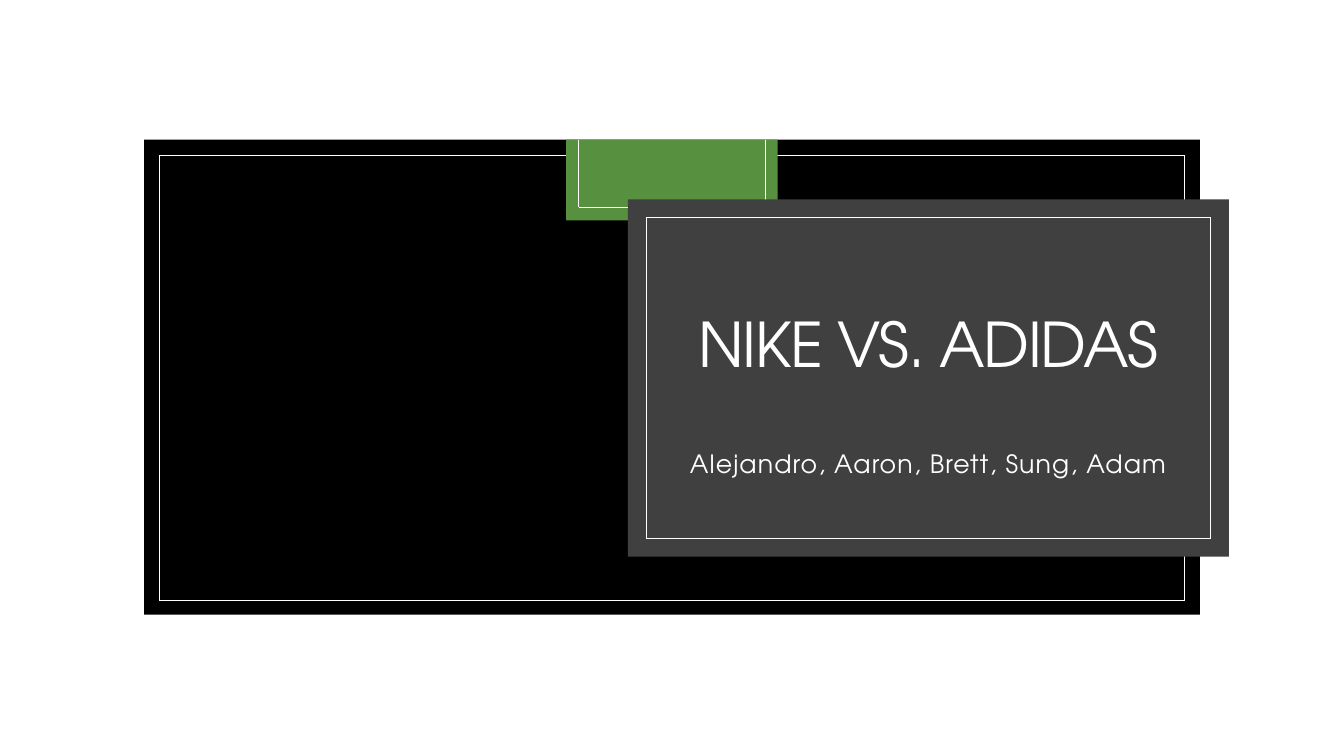
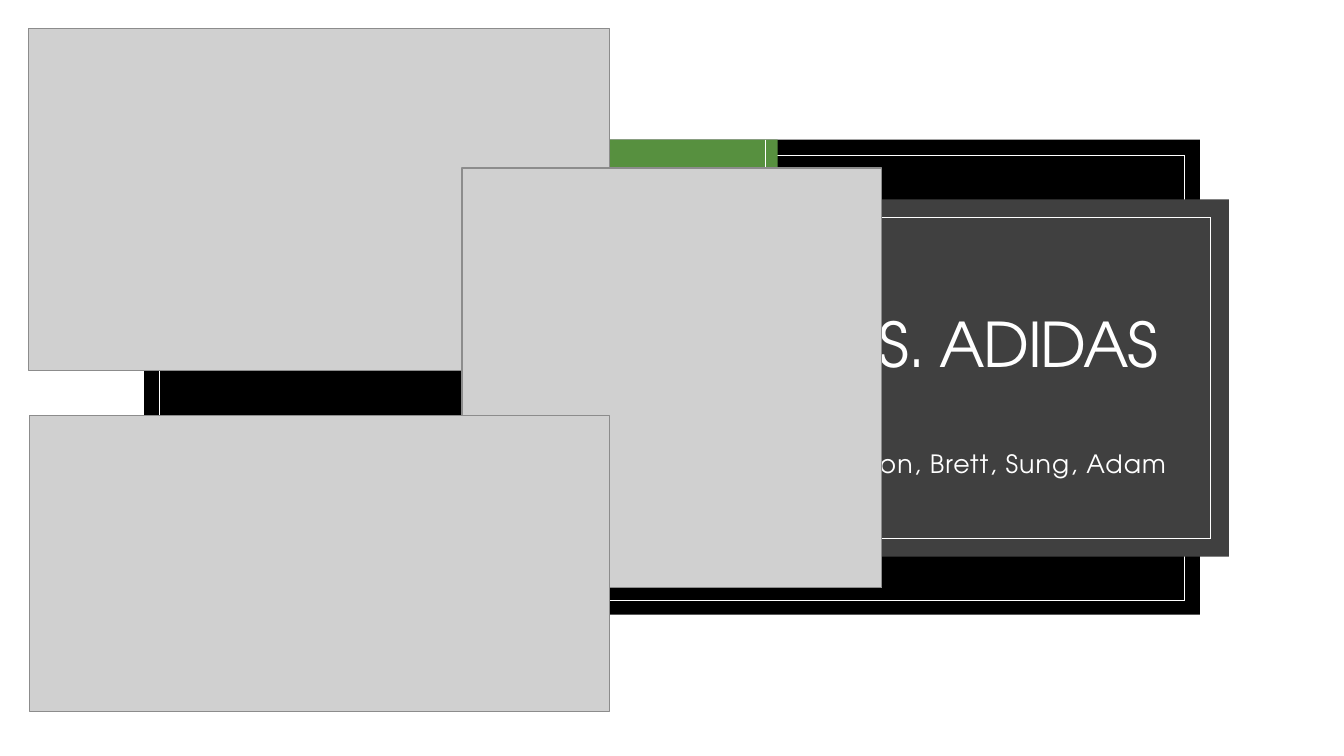
Before and after one commit to abgarberpaul/Nike-vs-Adidas, a slide deck: slide 1 of Nike_vs_Adidas.pptx. Drawn at 1344x756 pixels with LibreOffice and Linux fonts; fonts in the diff are those of the drawing; grey boxes stand for pictures; background and template pictures are left out. Boxes give left, top, right and bottom in pixels: in the first picture for what was removed or moved away, otherwise in the second. Text is boxed around its words. In the diff, an @@ line names an element or a change of style, - is before the commit and + after.

```diff
--- a/Nike_vs_Adidas.pptx
+++ b/Nike_vs_Adidas.pptx
@@ picture added at box(29, 28, 610, 371) @@
@@ line removed from (579, 140) to (579, 208) @@
@@ picture added at box(462, 168, 882, 589) @@
@@ line removed from (579, 208) to (765, 208) @@
@@ picture added at box(29, 415, 609, 712) @@
```
Also in this commit, not shown: 4 other slides changed.
